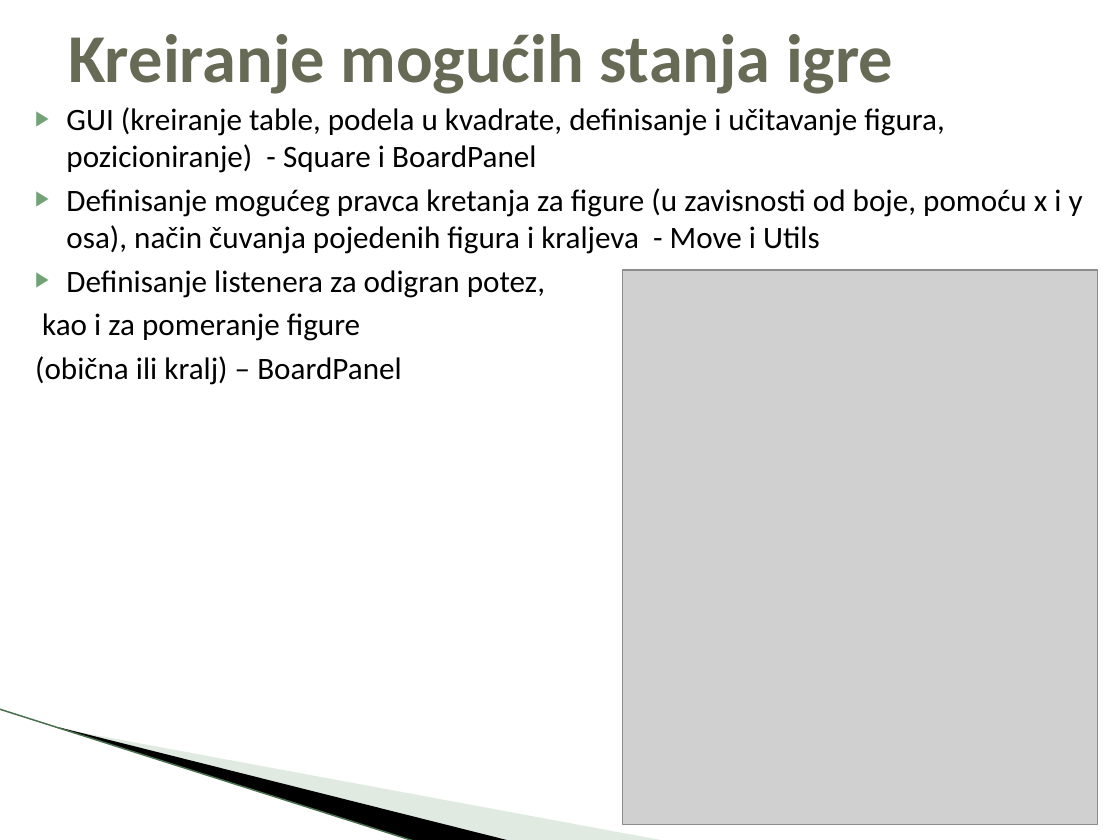
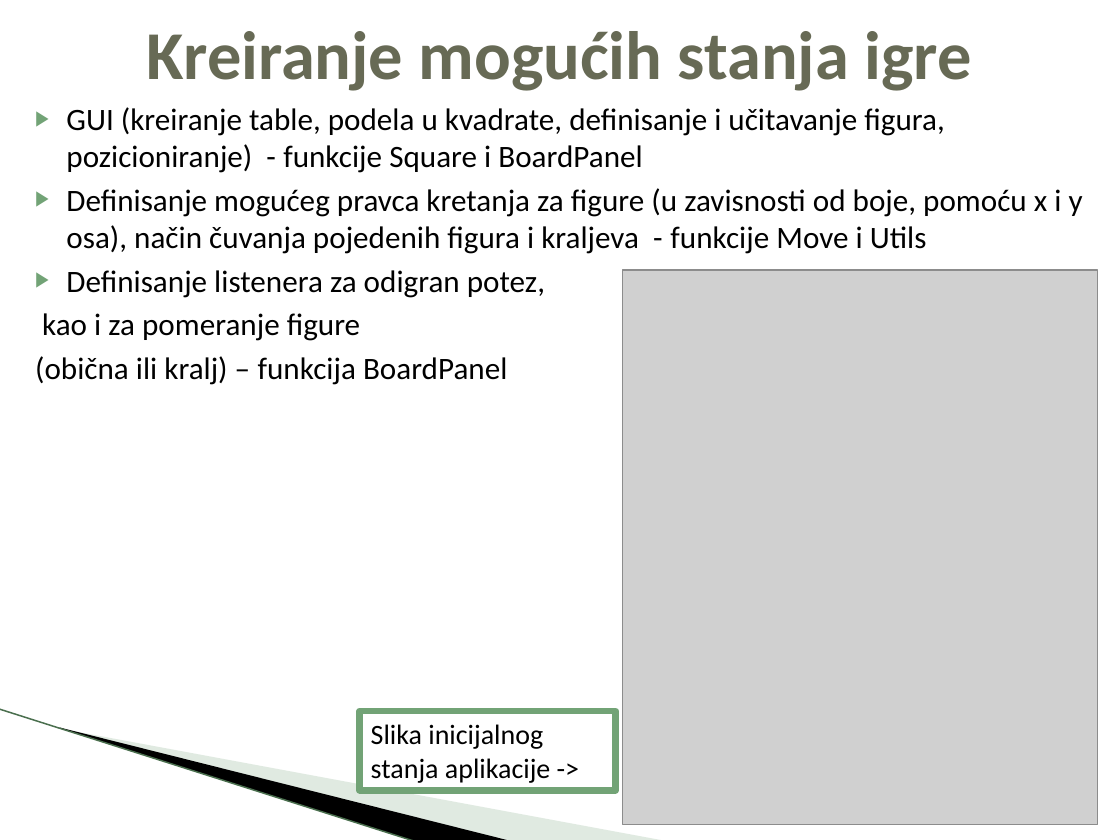
Before and after one commit to boimw/checkers, a slide deck: slide 7 of Projekat-Checkers.pptx (slide 8 before the commit). Drawn at 1120x840 pixels with LibreOffice and Linux fonts; fonts in the diff are those of the drawing; grey boxes stand for pictures; background and template pictures are left out. Boxes give left, top, right and bottom in pixels: in the first picture for what was removed or moved away, otherwise in the second. Text is boxed around its words. In the diff, an @@ line names an element or a change of style, - is before the commit and + after.

```diff
--- a/Projekat-Checkers.pptx
+++ b/Projekat-Checkers.pptx
@@ title "Kreiranje mogućih stanja igre": place and size @@
-title "Kreiranje mogućih stanja igre" at bbox=[68, 34, 893, 94]
+title "Kreiranje mogućih stanja igre" at bbox=[147, 31, 972, 91]
@@ title "Kreiranje mogućih stanja igre" at bbox=[147, 31, 972, 91]: alignment left to centre @@
@@ text at bbox=[66, 107, 1083, 254]: text changed @@
-▶ GUI (kreiranje table, podela u kvadrate, definisanje i učitavanje figura, pozicioniranje) - Square i BoardPanel
-▶ Definisanje mogućeg pravca kretanja za figure (u zavisnosti od boje, pomoću x i y osa), način čuvanja pojedenih figura i kraljeva - Move i Utils
+▶ GUI (kreiranje table, podela u kvadrate, definisanje i učitavanje figura, pozicioniranje) - funkcije Square i BoardPanel
+▶ Definisanje mogućeg pravca kretanja za figure (u zavisnosti od boje, pomoću x i y osa), način čuvanja pojedenih figura i kraljeva - funkcije Move i Utils
@@ text at bbox=[35, 356, 507, 385]: text changed @@
-(obična ili kralj) – BoardPanel
+(obična ili kralj) – funkcija BoardPanel
@@ rectangle added at bbox=[360, 711, 615, 791], fill #FFFFFF, outline #72A376 4.33 pt, 18 pt, text #000000 @@
+Slika inicijalnog stanja aplikacije ->
```
Also in this commit, not shown: 7 other slides changed, 12 slides added, 3 slides removed, 15 other files.
